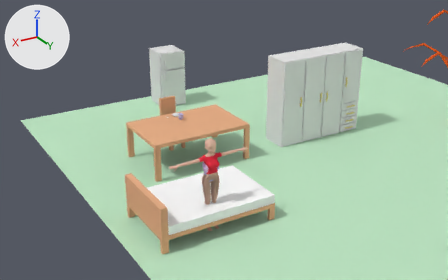
The Blender file OBJECTS VOLUME 1/OPEN_SORCER_ZMOD2.blend, before and after one commit.
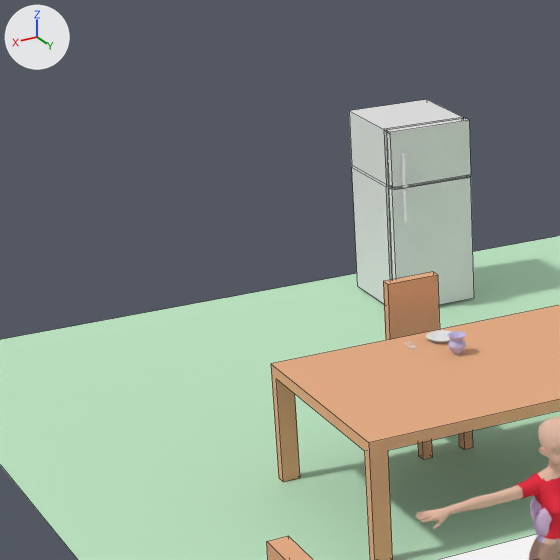
Old and new are each drawn from a camera (50 mm lens) standing at (12.27, 12.98, 7.91) and looking at (1.51, -4.96, -1.06) and again close up on the part from 10% to 47% of the width and 6% to 64% of the height. The axes (+X, +Y, +Z) are drawn at upper left. The lights are the same throughout. The close-ups show mesh edges as thin lines.

Names of what the first close-up shows: 'Geladeira', 'Plane', 'blusa', 'cadeira', 'cama', 'colchão', 'mesa', 'zmod.001'.
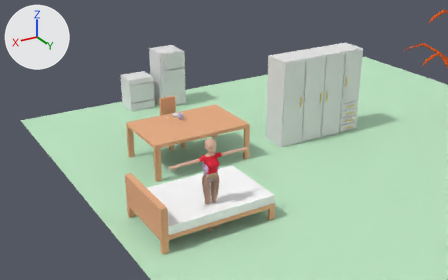
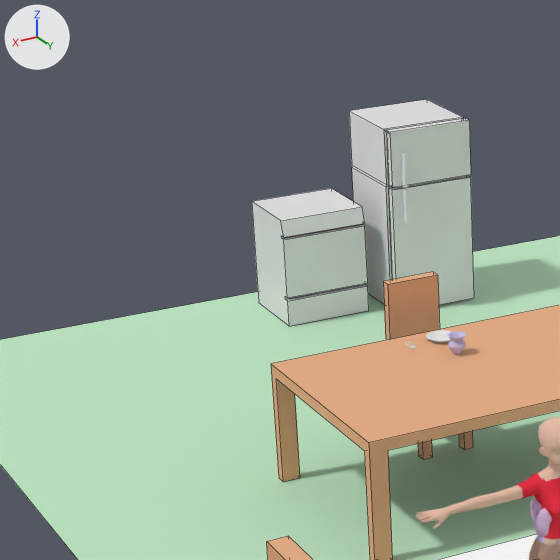
Diff of the bpy script that builds the scene:
```diff
--- a/OBJECTS VOLUME 1/OPEN_SORCER_ZMOD2.blend.py
+++ b/OBJECTS VOLUME 1/OPEN_SORCER_ZMOD2.blend.py
@@ me_fogão @@
+me_fogão.from_pydata(...)  # 24 vertices, 14 faces; spans x -0.465..0.465, y -0.507..0.331, z -0.238..0.917
@@ ob_fogão @@
+ob_fogão = bpy.data.objects.new('fogão', me_fogão)
+ob_fogão.location = (3.85, -7.1, 0.24)
```

Boxes [x1, y1, x2, y2] around the edits, measured in the close-ups (560 x 560 px):
'fogão', added: after [252, 188, 369, 326]
